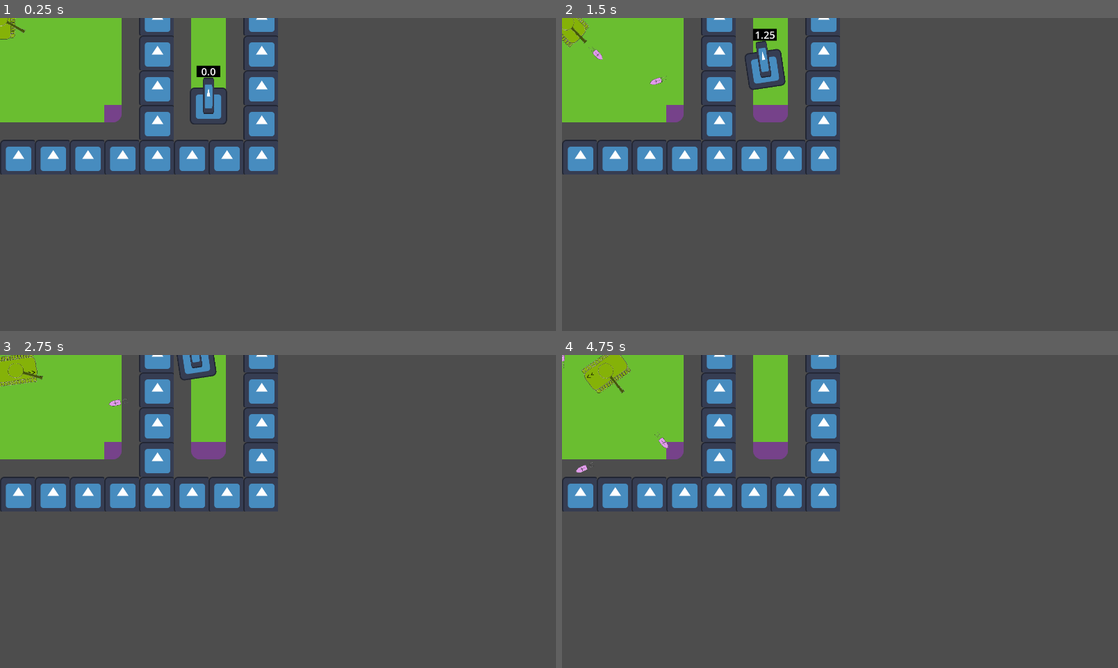
Above: before the commit, frames 1-4 (two rows, left to right).
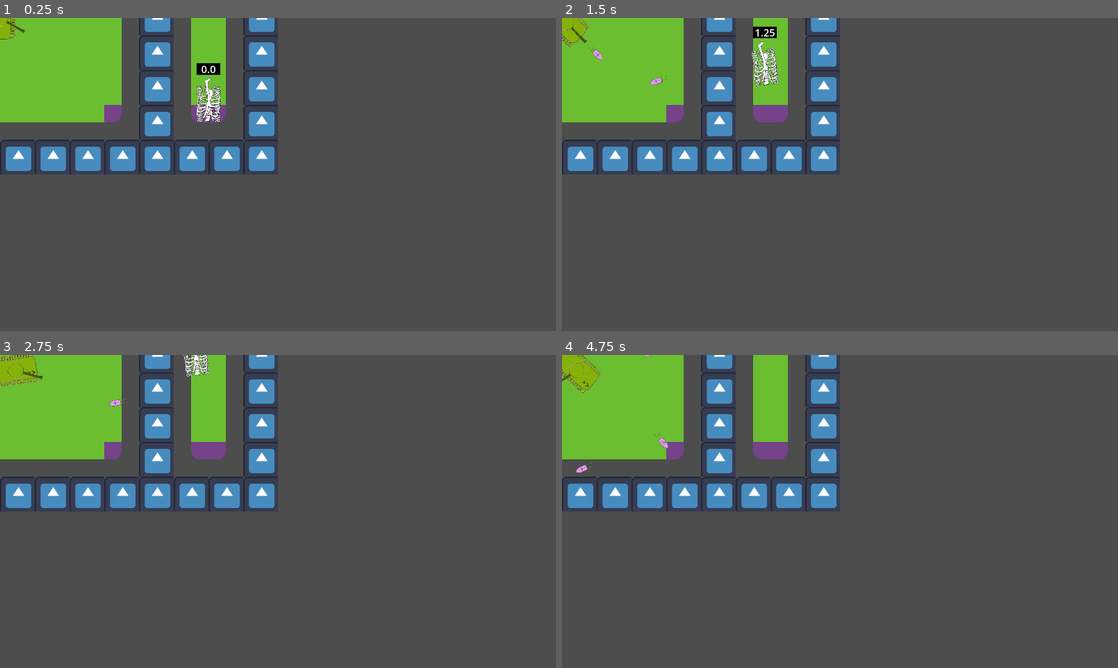
Above: after the commit, the same moments.

Repository: AugWii/GMTK-Game-Jam-Project
Game: Godot game, scene res://scenes/Level 2.tscn
The game is run twice, just before and just after one commit, with the same random seed, the same clock (stepped at 60 frames per second) and the same inputs. This scene is started directly instead of the project's main scene. The engine's default icon, where the game draws it, is replaced by a stand-in: a white triangle on a blue panel in a dark square.
Inputs (mouse positions are in pixels of both pictures, inside the frame that each line leads up to):
- Up to frame 1 (0.25 s): no input
- Up to frame 2 (1.5 s): move the mouse to (962, 158) at 0.52 s; press the mouse at (962, 158) at 0.53 s; hold D (turn_right) 0.53-1.28 s; move the mouse to (728, 190) at 1.27 s; release the mouse at (728, 190) at 1.28 s; hold S (move_backward) from 1.28 s (still down); click (728, 190) at 1.35 s
- Up to frame 3 (2.75 s): move the mouse to (333, 442) at 2.02 s; release S (move_backward) at 2.03 s; press the mouse at (333, 442) at 2.03 s; hold D (turn_right) from 2.03 s (still down)
- Up to frame 4 (4.75 s): move the mouse to (812, 574) at 2.77 s; release D (turn_right) at 2.78 s; release the mouse at (812, 574) at 2.78 s; hold W (move_forward) 2.78-3.53 s; click (812, 574) at 2.85 s; move the mouse to (1006, 558) at 3.52 s; press the mouse at (1006, 558) at 3.53 s; hold A (turn_left) from 3.53 s (still down); move the mouse to (673, 464) at 4.27 s; release the mouse at (673, 464) at 4.28 s; click (673, 464) at 4.35 s

The runs differ from the first frame. In frame 1, 0.9% of the frame differs, in the area x 34-41%, y 14-34%; in frame 2, 0.9%; in frame 3, 0.4%; in frame 4, 1.1%, in the area x 0-17%, y 0-13%.
Error before the commit: Attempt to call function 'pause' in base 'null instance' on a null instance. (res://scripts/basic_enemy.gd:59)

Commit message:
Fixed level 2 crash and crosshair

Diff:
--- a/project.godot
+++ b/project.godot
@@ -22,7 +22,7 @@
 window/size/mode=2
 window/stretch/mode="viewport"
 mouse_cursor/custom_image="uid://dhlkj5kocg5lh"
-mouse_cursor/custom_image_hotspot=Vector2(74, 82)
+mouse_cursor/custom_image_hotspot=Vector2(50, 50)
 
 [dotnet]
 
--- a/scenes/Level 2.tscn
+++ b/scenes/Level 2.tscn
@@ -3,8 +3,8 @@
 [ext_resource type="Texture2D" uid="uid://d02qqbinwnl5k" path="res://icon.svg" id="1_ukund"]
 [ext_resource type="Texture2D" uid="uid://fn88eq2lea8q" path="res://Red Square.png" id="2_b2xu7"]
 [ext_resource type="Texture2D" uid="uid://cstenqe6w0oay" path="res://more textures.png" id="3_t3p7j"]
+[ext_resource type="PackedScene" uid="uid://dux2p2fo741hw" path="res://scenes/skeletank.tscn" id="5_c0aay"]
 [ext_resource type="PackedScene" uid="uid://sq8y7301bq28" path="res://scenes/player.tscn" id="5_j8fpy"]
-[ext_resource type="PackedScene" uid="uid://ca8vckllvengq" path="res://scenes/basic_enemy.tscn" id="6_8agdh"]
 
 [sub_resource type="NavigationPolygon" id="NavigationPolygon_8iqp6"]
 
@@ -89,10 +89,10 @@
 [node name="Player" parent="." unique_id=1300953787 instance=ExtResource("5_j8fpy")]
 rotation = 3.1415927
 
-[node name="BasicEnemy" parent="." unique_id=1157887588 node_paths=PackedStringArray("player") instance=ExtResource("6_8agdh")]
-position = Vector2(720, 304)
+[node name="Skeletank" parent="." unique_id=1157887588 node_paths=PackedStringArray("player") instance=ExtResource("5_c0aay")]
+position = Vector2(-712, -296)
 player = NodePath("../Player")
 
-[node name="BasicEnemy2" parent="." unique_id=1568068586 node_paths=PackedStringArray("player") instance=ExtResource("6_8agdh")]
-position = Vector2(-720, -296)
+[node name="Skeletank2" parent="." unique_id=887409960 node_paths=PackedStringArray("player") instance=ExtResource("5_c0aay")]
+position = Vector2(720, 296)
 player = NodePath("../Player")
Binary file changed: Crosshair.png
